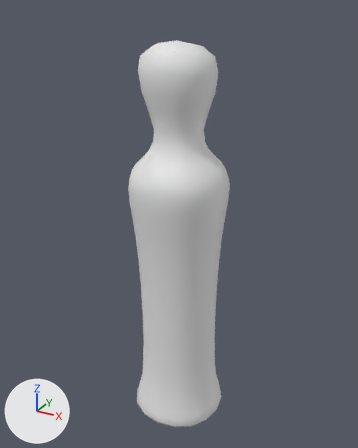
Before and after pictures for a commit that changed the FBX model Assets/3D Assets/Hooman.fbx.
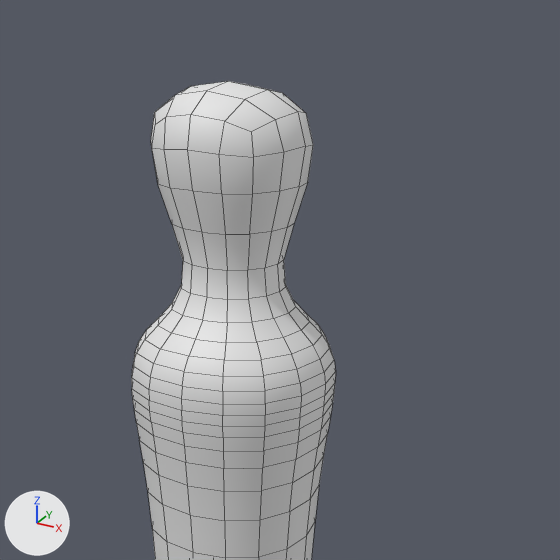
Each version is shown whole from a 50 mm camera at (3.19, -5.8, 6.15) aimed at (-0.05, 0.08, 3.21), then close up on the part from 18% to 95% of the width and 0% to 62% of the height. The axes (+X, +Y, +Z) are drawn at lower left. The lights are the same throughout. The close-ups show mesh edges as thin lines.
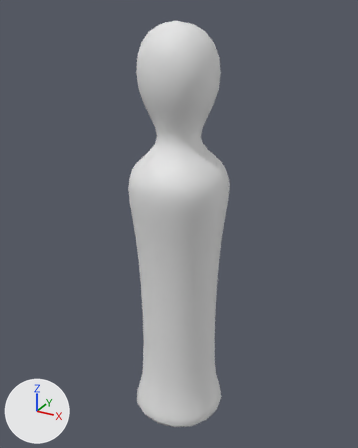
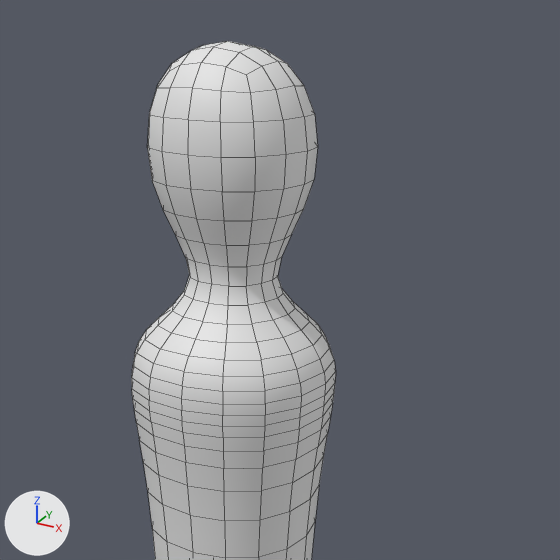
Changed parts and their boxes [x1, y1, x2, y2] in the close-ups (560 x 560 px):
'Cube', reshaped: before [132, 81, 336, 560]; after [132, 41, 336, 560]
part 1 of me_cube_001, built on: before [151, 81, 309, 343]; after [147, 41, 318, 343]

The change in detail:
me_cube_001 is used by ob_cube; location (0.0, 0.0, 0.0).
me_cube_001 had 482 vertices, 480 faces and spanned x -0.72..0.72, y -0.72..0.72, z 0.01..5.75.
me_cube_001 now has 546 vertices, 544 faces and spans x -0.72..0.72, y -0.72..0.72, z 0.01..5.98.
Part 1, on me_cube_001:
9 vertices are removed from x -0.39..0.34, y -0.35..0.33, z 5.5..5.75.
24 faces are deleted.
3 vertices in x -0.42..-0.31, y -0.3..0.3, z 4.33 move by (0.01, 0.0, -0.01).
3 vertices in x -0.17..0.3, y -0.42..-0.31, z 4.33 move by (0.0, 0.01, -0.01).
106 vertices move from x -0.56..0.51, y -0.5..0.5, z 4.33..5.72 to x -0.57..0.53, y -0.51..0.51, z 4.32..5.37.
73 vertices are added at x -0.55..0.5, y -0.49..0.48, z 5.16..5.98.
88 new faces join them.
